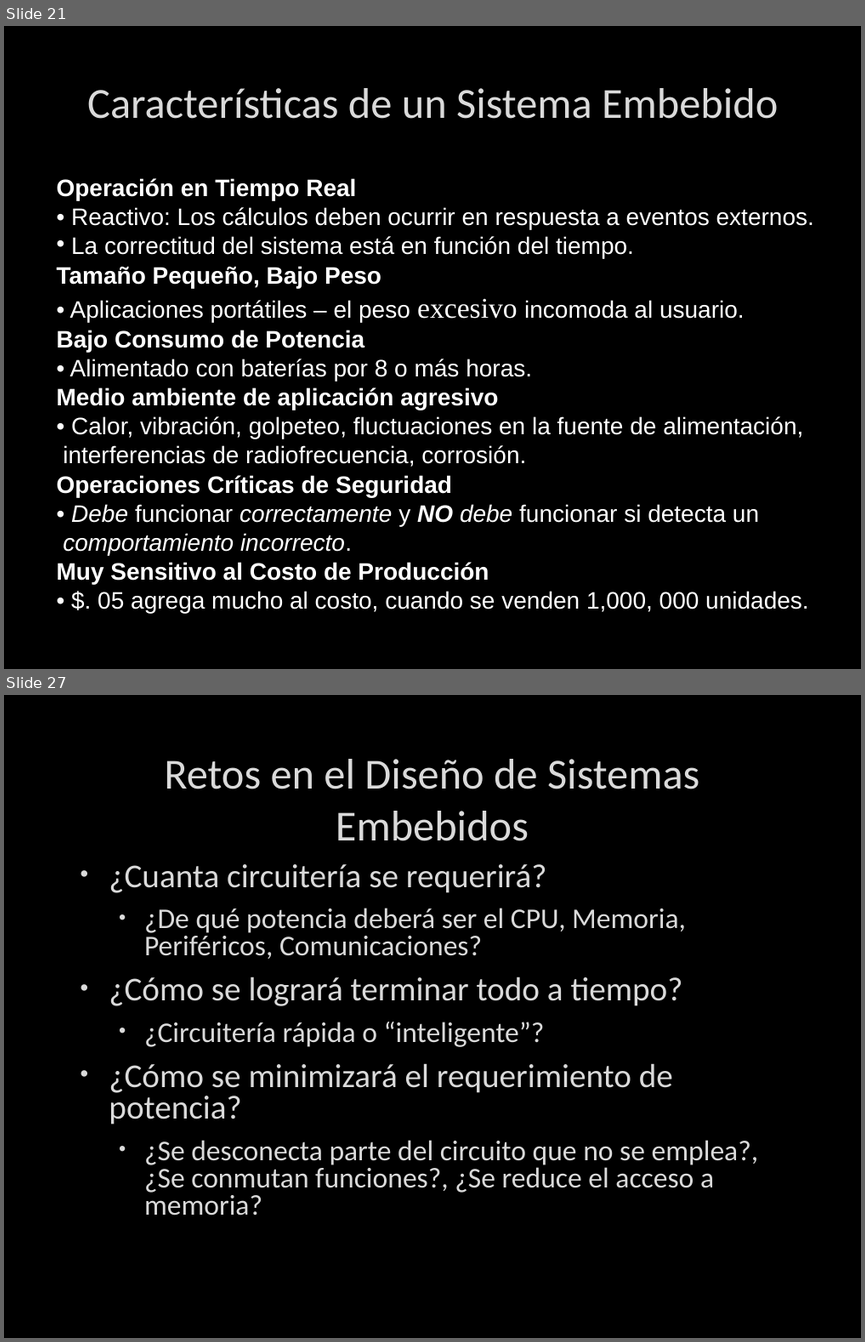
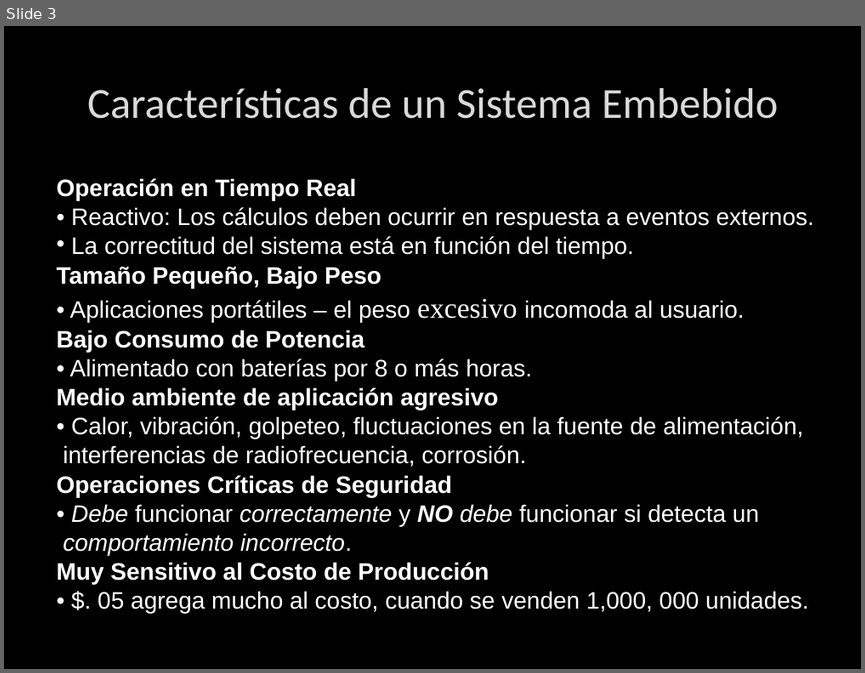
Before and after one commit to Erick-ARH/Sistemas-Embebidos, a slide deck: Presentaciones/Sistemas Embebidos/Sistemas Embebidos.pptx. Shown one above the other, each under a label of ours: slides 21 and 27 before the commit, slide 3 after it; the slides between them are not shown. The pictures are 865x1342 and 865x673 pixels, drawn with LibreOffice and Linux fonts; fonts in the diff are those of the drawing; background and template pictures are left out. Boxes give left, top, right and bottom in pixels: in the first picture for what was removed or moved away, otherwise in the second. Text is boxed around its words. In the diff, an @@ line names an element or a change of style, - is before the commit and + after.

```diff
--- a/Presentaciones/Sistemas Embebidos/Sistemas Embebidos.pptx
+++ b/Presentaciones/Sistemas Embebidos/Sistemas Embebidos.pptx
@@ slide 27 removed at bbox=[4, 695, 861, 1338], background picture (left out) @@
@@ title removed at bbox=[164, 759, 699, 841] @@
-Retos en el Diseño de Sistemas Embebidos
@@ text removed at bbox=[109, 864, 759, 1215] @@
-• ¿Cuanta circuitería se requerirá?
-  • ¿De qué potencia deberá ser el CPU, Memoria, Periféricos, Comunicaciones?
-• ¿Cómo se logrará terminar todo a tiempo?
-  • ¿Circuitería rápida o “inteligente”?
-• ¿Cómo se minimizará el requerimiento de potencia?
-  • ¿Se desconecta parte del circuito que no se emplea?, ¿Se conmutan funciones?, ¿Se reduce el acceso a memoria?
@@ what was slide 21 is now slide 3 @@
```
Also in this commit, not shown: 1 slide changed, 4 slides added, 30 other slides removed.
